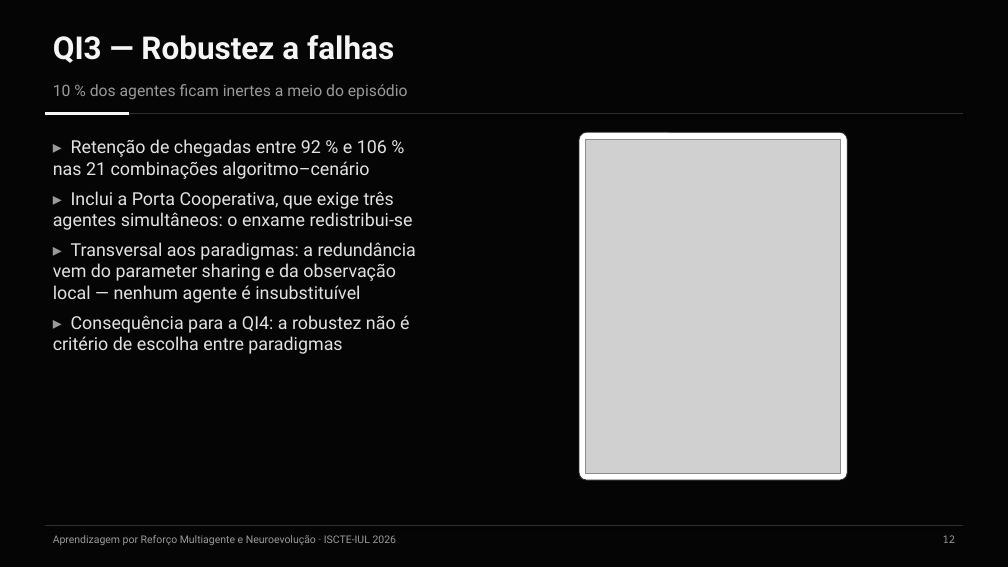
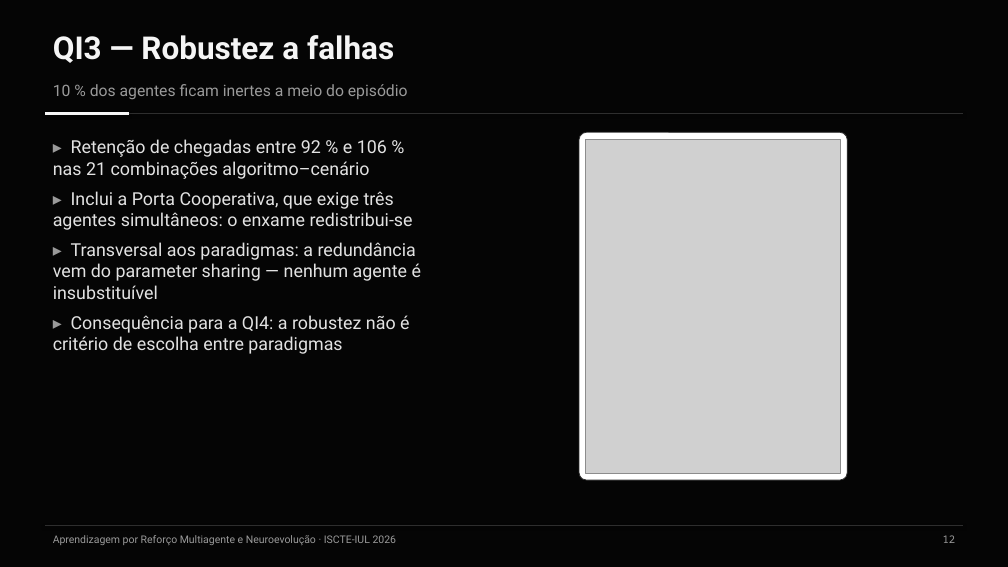
Before and after one commit to Pombo2001/swarm-robotics-tese, a slide deck: slide 13 of Defesa/slides_defesa.pptx. Drawn at 1008x567 pixels with LibreOffice and Linux fonts; fonts in the diff are those of the drawing; grey boxes stand for pictures. Boxes give left, top, right and bottom in pixels: in the first picture for what was removed or moved away, otherwise in the second. Text is boxed around its words. In the diff, an @@ line names an element or a change of style, - is before the commit and + after.

```diff
--- a/Defesa/slides_defesa.pptx
+++ b/Defesa/slides_defesa.pptx
@@ text at <box>53,242,421,299</box>: text changed @@
-▸ Transversal aos paradigmas: a redundância vem do parameter sharing e da observação local — nenhum agente é insubstituível
+▸ Transversal aos paradigmas: a redundância vem do parameter sharing — nenhum agente é insubstituível
```
Also in this commit, not shown: 10 other files.
